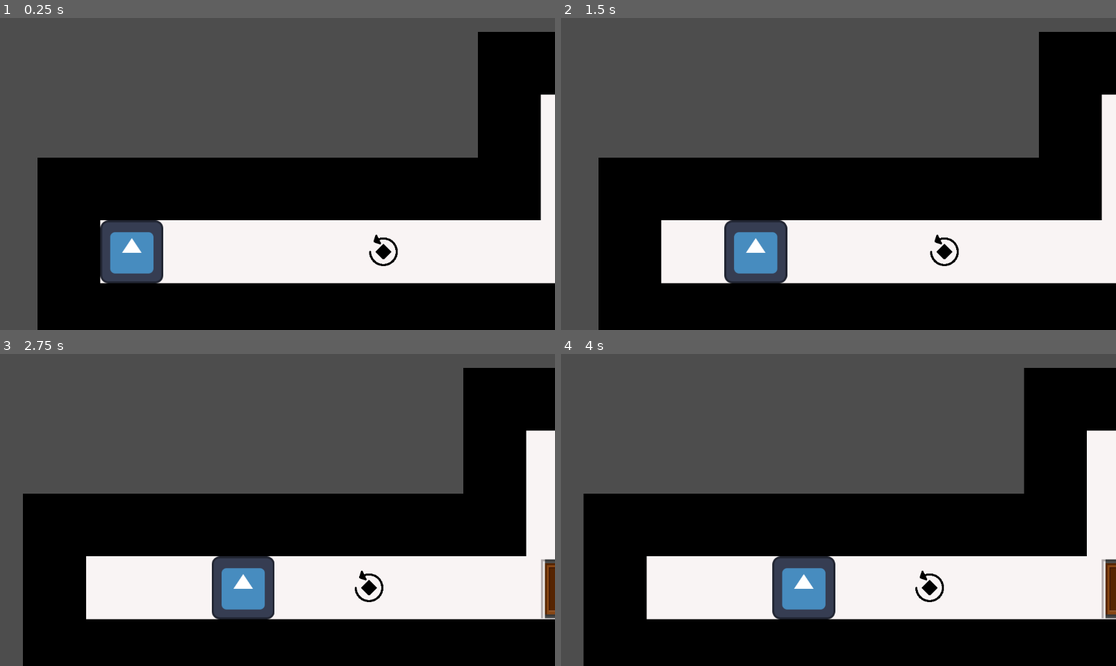
Above: before the commit, frames 1-4 (two rows, left to right).
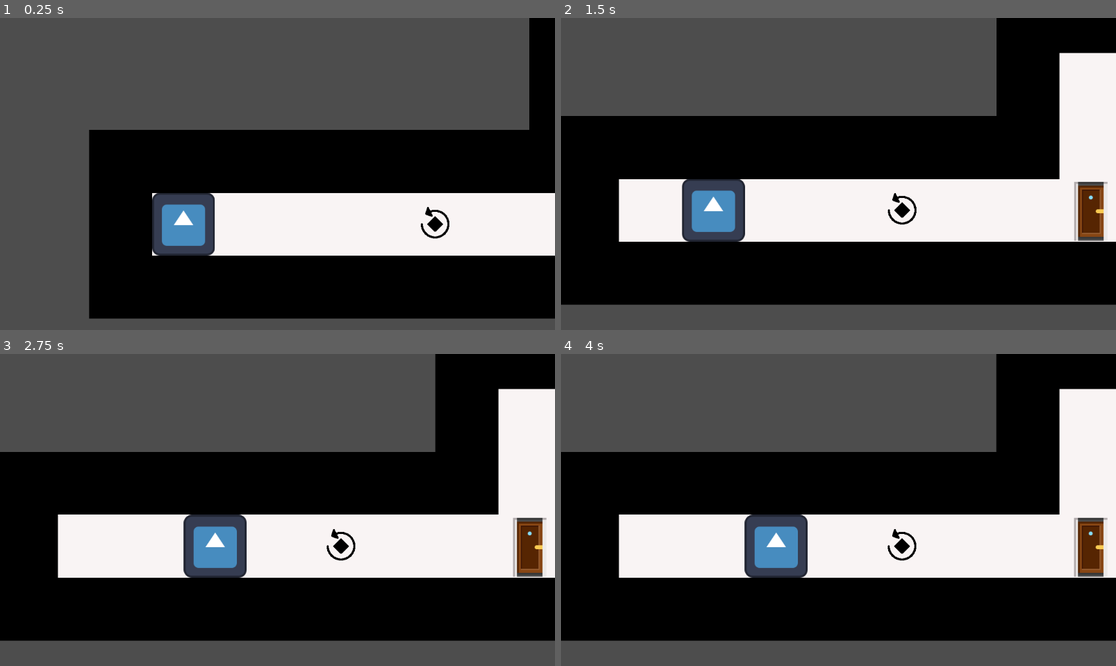
Above: after the commit, the same moments.

Repository: CCantale/MatterOfTime2024
Game: Godot game, scene res://Main/World.tscn
Same seed, same stepped clock (60 frames per second), same inputs: the game is played once before the commit and once after it. The engine's default icon, where the game draws it, is replaced by a stand-in: a white triangle on a blue panel in a dark square.
Inputs:
- Up to frame 1 (0.25 s): no input
- Up to frame 2 (1.5 s): hold Right (ui_right) 0.53-1.28 s; hold Down (ui_down) from 1.28 s (still down)
- Up to frame 3 (2.75 s): tap Enter at 2 s; release Down (ui_down) at 2.03 s; hold Right (ui_right) from 2.03 s (still down)
- Up to frame 4 (4 s): release Right (ui_right) at 2.78 s; hold Up (ui_up) 2.78-3.53 s; tap Space at 3.5 s; hold Left (ui_left) from 3.53 s (still down)

The runs differ from the first frame. In frame 1, 34% of the frame differs, in the area x 6-100%, y 0-100%; in frame 2, 53%, in the area x 0-100%, y 0-100%; in frame 3, 51%; in frame 4, 51%.

Commit message:
Tiles for camera movement work like butter
The backwards animation is too slow, tho. Need to make 2 different animations.

Diff:
--- a/Main/TileMap.gd
+++ b/Main/TileMap.gd
@@ -2,23 +2,46 @@
 
 var collectibles: Array[Vector2i] = []
 var collectiblesLayer: int
+var cameras: Array[Vector2i] = []
+var cameraLayer: int
 
 const filpperSourceId = 0
 const flipperCoordinates = Vector2i(1, 0)
 const flipperAlternativeTile = 0
 
+const hiddenCameraSourceId = 1
+const hiddenCameraCoordinates = Vector2i(0, 0)
+const hiddenCameraAlternativeTile = 1
+
 func _ready():
+	var tileData: TileData
+	var tileType: StringName
+
 	for layerID in self.get_layers_count():
 		if (self.get_layer_name(layerID) == "Collectibles"):
 			collectiblesLayer = layerID
+		elif (self.get_layer_name(layerID) == "Camera"):
+			cameraLayer = layerID
 	self.collectibles = self.get_used_cells(collectiblesLayer)
+	self.cameras = self.get_used_cells(cameraLayer)
+	for cell in cameras:
+		tileData = self.get_cell_tile_data(cameraLayer, cell)
+		if (!tileData):
+			continue
+		#custom data layer, not tileMap layer
+		tileType = tileData.get_custom_data_by_layer_id(0)
+		if (tileType == "camera"):
+			self.set_cell(cameraLayer, cell,
+							self.hiddenCameraSourceId,
+							self.hiddenCameraCoordinates,
+							self.hiddenCameraAlternativeTile)
 
 func reset():
 	var tileData: TileData
 	var tileType: StringName
 
 	for cell in collectibles:
-		tileData = get_cell_tile_data(collectiblesLayer, cell)
+		tileData = self.get_cell_tile_data(collectiblesLayer, cell)
 		if (!tileData):
 			continue
 		#custom data layer, not tileMap layer
--- a/Main/World.gd
+++ b/Main/World.gd
@@ -3,7 +3,7 @@
 const dir = preload("res://Scripts/enumDirections.gd")
 const cam = preload("res://Scripts/cameraMovements.gd")
 
-const INITIAL_CAMERA_POSITION = Vector2(702.74, 346.141)
+const INITIAL_CAMERA_POSITION = Vector2(702.74, 246.141)
 const INITIAL_CAMERA_ZOOM = 1.7
 var obstacles: Array[Vector2i] = []
 var timeCanMove = true
@@ -21,20 +21,20 @@
 func reset():
 	$Time.reset()
 	$TileMap.reset()
-	#$Camera2D.position = INITIAL_CAMERA_POSITION
-	$Time/Camera2D.zoom.x = INITIAL_CAMERA_ZOOM
-	$Time/Camera2D.zoom.y = INITIAL_CAMERA_ZOOM
+	$Camera2D.position = INITIAL_CAMERA_POSITION
+	$Camera2D.zoom.x = INITIAL_CAMERA_ZOOM
+	$Camera2D.zoom.y = INITIAL_CAMERA_ZOOM
 
 func _process(_delta):
 	if Input.is_action_just_pressed("ui_cancel"):
 		get_tree().quit()
 
-func moveCamera(timePosition: Vector2):
-	if (!cam.cameraMovements.has(timePosition)):
+func moveCamera():
+	if (!cam.cameraMovements.has(timeLastPosition)):
 		return
-	var animationName = self.cam.cameraMovements[timePosition]
-
-	if ($cameraAnimation.current_animation == self.cam.playForward[animationName]):
+	var animationName = self.cam.cameraMovements[timeLastPosition]
+	print(animationName)
+	if (self.cam.playForward[timeLastPosition] == true):
 		$cameraAnimation.play(animationName)
 	else:
 		$cameraAnimation.play_backwards(animationName)
@@ -63,6 +63,5 @@
 func _on_time_died():
 	reset()
 
-
-func _on_time_entered_door(timePosition: Vector2):
-	moveCamera(timePosition)
+func _on_time_entered_camera_tile():
+	moveCamera()
--- a/Main/World.tscn
+++ b/Main/World.tscn
@@ -1,9 +1,10 @@
-[gd_scene load_steps=11 format=3 uid="uid://n8cl3hsso78v"]
+[gd_scene load_steps=13 format=3 uid="uid://n8cl3hsso78v"]
 
 [ext_resource type="Script" path="res://Main/World.gd" id="1_kwi8g"]
 [ext_resource type="Texture2D" uid="uid://cckxeim7c2wg" path="res://Assets/Tiles/TileSet.png" id="2_xmuyh"]
 [ext_resource type="PackedScene" uid="uid://dy812lkrku7fx" path="res://Time/Time.tscn" id="3_42eas"]
 [ext_resource type="Script" path="res://Main/TileMap.gd" id="3_80p0p"]
+[ext_resource type="Texture2D" uid="uid://cdx783epcijya" path="res://Assets/Tiles/camera_icon128x182pxl.png" id="3_yl060"]
 
 [sub_resource type="TileSetAtlasSource" id="TileSetAtlasSource_qgjdp"]
 texture = ExtResource("2_xmuyh")
@@ -31,6 +32,21 @@
 3:0/0/physics_layer_0/linear_velocity = Vector2(0, 0)
 3:0/0/physics_layer_0/angular_velocity = 0.0
 
+[sub_resource type="TileSetAtlasSource" id="TileSetAtlasSource_gwdsc"]
+texture = ExtResource("3_yl060")
+texture_region_size = Vector2i(128, 128)
+0:0/next_alternative_id = 2
+0:0/0 = 0
+0:0/0/physics_layer_0/linear_velocity = Vector2(0, 0)
+0:0/0/physics_layer_0/angular_velocity = 0.0
+0:0/0/custom_data_0 = &"camera"
+0:0/1 = 1
+0:0/1/modulate = Color(1, 1, 1, 0)
+0:0/1/physics_layer_0/linear_velocity = Vector2(0, 0)
+0:0/1/physics_layer_0/angular_velocity = 0.0
+0:0/1/physics_layer_0/polygon_0/points = PackedVector2Array(-32, -33, 29, -32, 26, 23.5, -32, 19)
+0:0/1/custom_data_0 = &"hidden_camera"
+
 [sub_resource type="TileSet" id="TileSet_usguo"]
 tile_size = Vector2i(128, 128)
 physics_layer_0/collision_layer = 1
@@ -38,13 +54,70 @@
 custom_data_layer_0/name = "Type"
 custom_data_layer_0/type = 21
 sources/0 = SubResource("TileSetAtlasSource_qgjdp")
+sources/1 = SubResource("TileSetAtlasSource_gwdsc")
+
+[sub_resource type="Animation" id="Animation_4unyk"]
+resource_name = "Level 1-2"
+length = 4.0
+tracks/0/type = "value"
+tracks/0/imported = false
+tracks/0/enabled = true
+tracks/0/path = NodePath("Camera2D:zoom")
+tracks/0/interp = 1
+tracks/0/loop_wrap = true
+tracks/0/keys = {
+"times": PackedFloat32Array(0, 1.5),
+"transitions": PackedFloat32Array(1, 1),
+"update": 0,
+"values": [Vector2(1.7, 1.7), Vector2(1.6, 1.6)]
+}
+tracks/1/type = "value"
+tracks/1/imported = false
+tracks/1/enabled = true
+tracks/1/path = NodePath("Camera2D:position")
+tracks/1/interp = 1
+tracks/1/loop_wrap = true
+tracks/1/keys = {
+"times": PackedFloat32Array(0, 1.5),
+"transitions": PackedFloat32Array(1, 1),
+"update": 0,
+"values": [Vector2(702.74, 246.141), Vector2(1512.13, 180.062)]
+}
+
+[sub_resource type="Animation" id="Animation_vaant"]
+resource_name = "Level 2-3"
+length = 2.0
+tracks/0/type = "value"
+tracks/0/imported = false
+tracks/0/enabled = true
+tracks/0/path = NodePath("Camera2D:zoom")
+tracks/0/interp = 1
+tracks/0/loop_wrap = true
+tracks/0/keys = {
+"times": PackedFloat32Array(0, 2),
+"transitions": PackedFloat32Array(1, 1),
+"update": 0,
+"values": [Vector2(1, 1), Vector2(0.9, 0.9)]
+}
+tracks/1/type = "value"
+tracks/1/imported = false
+tracks/1/enabled = true
+tracks/1/path = NodePath("Camera2D:position")
+tracks/1/interp = 1
+tracks/1/loop_wrap = true
+tracks/1/keys = {
+"times": PackedFloat32Array(0, 2),
+"transitions": PackedFloat32Array(1, 1),
+"update": 0,
+"values": [Vector2(1512.13, 180.062), Vector2(2431, -63)]
+}
 
 [sub_resource type="Animation" id="Animation_dafxs"]
 length = 0.001
 tracks/0/type = "value"
 tracks/0/imported = false
 tracks/0/enabled = true
-tracks/0/path = NodePath("Time/Camera2D:zoom")
+tracks/0/path = NodePath("Camera2D:zoom")
 tracks/0/interp = 1
 tracks/0/loop_wrap = true
 tracks/0/keys = {
@@ -56,7 +129,7 @@
 tracks/1/type = "value"
 tracks/1/imported = false
 tracks/1/enabled = true
-tracks/1/path = NodePath("Time/Camera2D:position")
+tracks/1/path = NodePath("Camera2D:position")
 tracks/1/interp = 1
 tracks/1/loop_wrap = true
 tracks/1/keys = {
@@ -64,62 +137,6 @@
 "transitions": PackedFloat32Array(1),
 "update": 0,
 "values": [Vector2(-3.57019, 141.472)]
-}
-
-[sub_resource type="Animation" id="Animation_4unyk"]
-resource_name = "Level 1-2"
-length = 4.0
-tracks/0/type = "value"
-tracks/0/imported = false
-tracks/0/enabled = false
-tracks/0/path = NodePath("Time/Camera2D:zoom")
-tracks/0/interp = 1
-tracks/0/loop_wrap = true
-tracks/0/keys = {
-"times": PackedFloat32Array(0, 1.5),
-"transitions": PackedFloat32Array(1, 1),
-"update": 0,
-"values": [Vector2(1.7, 1.7), Vector2(1.6, 1.6)]
-}
-tracks/1/type = "value"
-tracks/1/imported = false
-tracks/1/enabled = false
-tracks/1/path = NodePath("Time/Camera2D:position")
-tracks/1/interp = 1
-tracks/1/loop_wrap = true
-tracks/1/keys = {
-"times": PackedFloat32Array(0, 1.5),
-"transitions": PackedFloat32Array(1, 1),
-"update": 0,
-"values": [Vector2(702.74, 346.141), Vector2(1512.13, 180.062)]
-}
-
-[sub_resource type="Animation" id="Animation_vaant"]
-resource_name = "Level 2-3"
-length = 2.0
-tracks/0/type = "value"
-tracks/0/imported = false
-tracks/0/enabled = true
-tracks/0/path = NodePath("Time/Camera2D:zoom")
-tracks/0/interp = 1
-tracks/0/loop_wrap = true
-tracks/0/keys = {
-"times": PackedFloat32Array(0, 2),
-"transitions": PackedFloat32Array(1, 1),
-"update": 0,
-"values": [Vector2(1, 1), Vector2(0.9, 0.9)]
-}
-tracks/1/type = "value"
-tracks/1/imported = false
-tracks/1/enabled = false
-tracks/1/path = NodePath("Time/Camera2D:position")
-tracks/1/interp = 1
-tracks/1/loop_wrap = true
-tracks/1/keys = {
-"times": PackedFloat32Array(0, 2),
-"transitions": PackedFloat32Array(1, 1),
-"update": 0,
-"values": [Vector2(1512.13, 180.062), Vector2(2431, -63)]
 }
 
 [sub_resource type="AnimationLibrary" id="AnimationLibrary_nd5ho"]
@@ -138,30 +155,34 @@
 rendering_quadrant_size = 1
 format = 2
 layer_0/name = "Background"
-layer_0/tile_data = PackedInt32Array(131074, 196608, 0, 131075, 196608, 0, 131076, 196608, 0, 131077, 196608, 0, 131078, 196608, 0, 131079, 196608, 0, 131080, 196608, 0, 131081, 196608, 0, 131082, 196608, 0, 131083, 196608, 0, 131084, 196608, 0, 131085, 196608, 0, 131086, 196608, 0, 65550, 196608, 0, 14, 196608, 0, 13, 196608, 0, 12, 196608, 0, 11, 196608, 0, 10, 196608, 0, 9, 196608, 0, 65545, 196608, 0, 65551, 196608, 0, 65552, 196608, 0, 65553, 196608, 0, 65554, 196608, 0, 65555, 196608, 0, 19, 196608, 0, -65517, 196608, 0, -131053, 196608, 0, -196589, 196608, 0, -196588, 196608, 0, -196587, 196608, 0, -196586, 196608, 0, -131050, 196608, 0, -65514, 196608, 0, -65516, 196608, 0, -65515, 196608, 0, 65556, 196608, 0, 65557, 196608, 0, 65558, 196608, 0)
+layer_0/tile_data = PackedInt32Array(131074, 196608, 0, 131075, 196608, 0, 131076, 196608, 0, 131077, 196608, 0, 131078, 196608, 0, 131079, 196608, 0, 131081, 196608, 0, 131082, 196608, 0, 131083, 196608, 0, 131084, 196608, 0, 131085, 196608, 0, 131086, 196608, 0, 65550, 196608, 0, 14, 196608, 0, 13, 196608, 0, 12, 196608, 0, 11, 196608, 0, 10, 196608, 0, 9, 196608, 0, 65545, 196608, 0, 65551, 196608, 0, 65552, 196608, 0, 65553, 196608, 0, 65554, 196608, 0, 65555, 196608, 0, 19, 196608, 0, -65517, 196608, 0, -131053, 196608, 0, -196589, 196608, 0, -196588, 196608, 0, -196587, 196608, 0, -196586, 196608, 0, -131050, 196608, 0, -65514, 196608, 0, -65516, 196608, 0, -65515, 196608, 0, 65556, 196608, 0, 65557, 196608, 0, 65558, 196608, 0, 131080, 196608, 0)
 layer_1/name = "Obstacles"
 layer_1/tile_data = PackedInt32Array(65537, 131072, 0, 65538, 131072, 0, 65539, 131072, 0, 131073, 131072, 0, 196609, 1 …(1190 unchanged characters)…
 layer_2/name = "Collectibles"
 layer_2/tile_data = PackedInt32Array(131078, 65536, 0, 131081, 0, 0, 11, 65536, 0, 131083, 65536, 0, 65550, 0, 0, 65556, 65536, 0, 65555, 65536, 0, -131053, 65536, 0, -131050, 65536, 0, -65516, 65536, 0, 65558, 0, 0)
+layer_3/name = "Camera"
+layer_3/tile_data = PackedInt32Array(131081, 1, 0, 65550, 1, 0, 65551, 1, 0, 131080, 1, 0)
 script = ExtResource("3_80p0p")
+
+[node name="Camera2D" type="Camera2D" parent="."]
+position = Vector2(-3.57019, 141.472)
+rotation = -0.501604
+scale = Vector2(0.989259, 0.966994)
+skew = -0.0389451
+offset = Vector2(2.08165e-12, 2.08165e-12)
+zoom = Vector2(1.7, 1.7)
+position_smoothing_enabled = true
+drag_left_margin = 0.4
+drag_top_margin = 0.4
+drag_right_margin = 0.4
+drag_bottom_margin = 0.4
 
 [node name="Time" parent="." instance=ExtResource("3_42eas")]
 position = Vector2(320, 320)
 
-[node name="Camera2D" type="Camera2D" parent="Time"]
-position = Vector2(-3.57019, 141.472)
-rotation = -0.501604
-scale = Vector2(0.989259, 0.966994)
-skew = -0.038945
-offset = Vector2(300, -300)
-zoom = Vector2(1.7, 1.7)
-position_smoothing_enabled = true
-drag_horizontal_enabled = true
-drag_vertical_enabled = true
-drag_left_margin = 0.4
-drag_top_margin = 0.4
-drag_right_margin = 0.4
-drag_bottom_margin = 0.4
+[node name="testCamera" type="Camera2D" parent="Time"]
+visible = false
+enabled = false
 
 [node name="cameraAnimation" type="AnimationPlayer" parent="."]
 libraries = {
@@ -169,5 +190,5 @@
 }
 
 [connection signal="died" from="Time" to="." method="_on_time_died"]
-[connection signal="entered_door" from="Time" to="." method="_on_time_entered_door"]
+[connection signal="entered_camera_tile" from="Time" to="." method="_on_time_entered_camera_tile"]
 [connection signal="is_moving" from="Time" to="." method="_on_time_is_moving"]
--- a/Scripts/cameraMovements.gd
+++ b/Scripts/cameraMovements.gd
@@ -1,10 +1,11 @@
 #This links the player's position and the animation to play
 const cameraMovements = {
-	Vector2(1216, 320): "Level 1-2",
-	Vector2(1856, 192): "Level 2-3"
+	Vector2(1088, 320): "Level 1-2",
+	Vector2(1216, 320): "Level 1-2"
+
 }
 
 const playForward = {
-	"Level 1-2": "",
-	"Level 2-3": "Level 1-2"
+	Vector2(1088, 320): true,
+	Vector2(1216, 320): false
 	}
--- a/Time/Time.gd
+++ b/Time/Time.gd
@@ -5,12 +5,14 @@
 signal is_moving(position : Vector2, tileLength : int, direction : int)
 signal died()
 signal entered_door(position: Vector2)
+signal entered_camera_tile()
 
 const INITIAL_POSITION = Vector2(320, 320)
 var MAX_SAND = 5
 var sand: int
 var step : int
 var isCollecting: bool
+var stepped_on_tile: bool
 
 func _ready():
 	var defaultFrame : Texture2D = $AnimatedSprite2D.sprite_frames.get_frame_texture("default", 0)
@@ -20,6 +22,9 @@
 	self.position = INITIAL_POSITION
 	self.sand = MAX_SAND
 	self.isCollecting = false
+	#This one prevents the character to trigger actions multiple times
+	#when many special tiles are stacked in the same place
+	self.stepped_on_tile = false
 
 func _process(_delta):
 	checkIfMoving()
@@ -45,6 +50,7 @@
 	else:
 		inputReceived = false
 	if (inputReceived == true):
+		self.stepped_on_tile = false
 		is_moving.emit(self.position, self.step, direction)
 		if (self.get_parent().timeCanMove):
 			self.position.x += modX
@@ -70,20 +76,22 @@
 func enterDoor():
 	isCollecting = true
 	self.sand = MAX_SAND
-	entered_door.emit(self.position)
 
 func _on_area_2d_body_shape_entered(body_rid: RID, body: Node2D, _body_shape_index: int, _local_shape_index: int) -> void:
-	if (body is TileMap):
+	if (body is TileMap and self.stepped_on_tile == false):
 		var tileMap = body
 		var tileCoordinates = body.get_coords_for_body_rid(body_rid)
 		for layer in tileMap.get_layers_count():
 			var tileData = tileMap.get_cell_tile_data(layer, tileCoordinates)
 			if (!tileData):
 				continue
+			self.stepped_on_tile = true
 			var tileType: StringName = tileData.get_custom_data_by_layer_id(0)
 			if (tileType == "flipper"):
 				#replace the tile with an empty tile
 				tileMap.set_cell(layer, tileCoordinates, 0, Vector2i(1, 0), 3)
 				flip()
-			elif (tileType == "door"):
+			if (tileType == "door"):
 				enterDoor()
+			if (tileType == "hidden_camera"):
+				entered_camera_tile.emit()
Binary file added: Assets/Tiles/camera_icon128x182pxl.png
Not shown, added: Assets/Tiles/camera_icon128x182pxl.png.import
